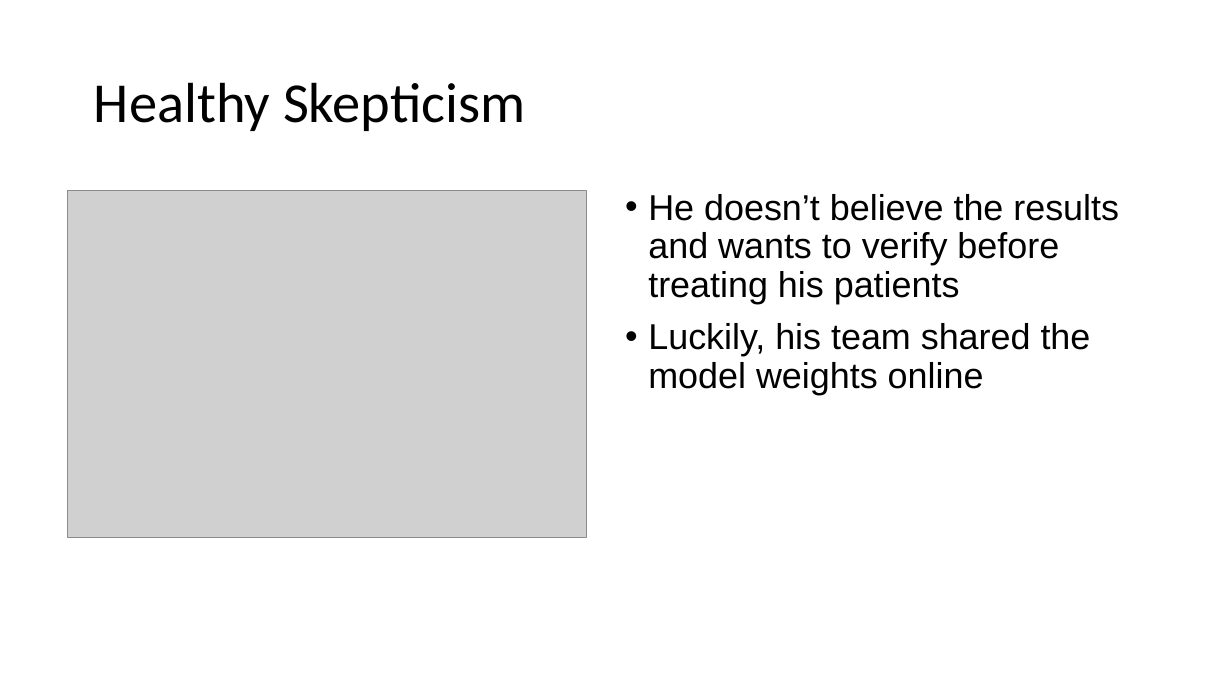
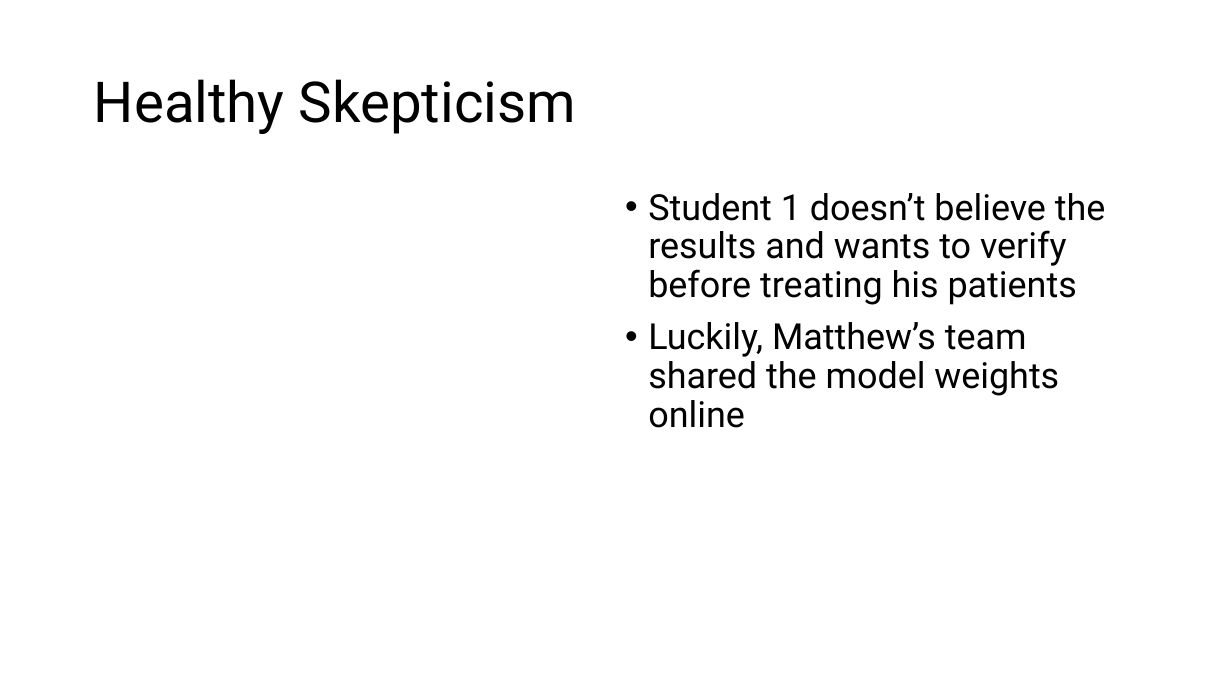
Before and after one commit to slostett/Intro_to_AI_in_Medicine_Course_Materials, a slide deck: slide 22 of Lecture Slides/Lec 10.pptx (slide 23 before the commit). Drawn at 1232x693 pixels with LibreOffice and Linux fonts; fonts in the diff are those of the drawing; grey boxes stand for pictures. Boxes give left, top, right and bottom in pixels: in the first picture for what was removed or moved away, otherwise in the second. Text is boxed around its words. In the diff, an @@ line names an element or a change of style, - is before the commit and + after.

```diff
--- a/Lecture Slides/Lec 10.pptx
+++ b/Lecture Slides/Lec 10.pptx
@@ title "Healthy Skepticism" at bbox=[94, 79, 576, 134]: font Calibri to Roboto @@
@@ picture removed at bbox=[67, 191, 587, 538] @@
@@ text at bbox=[648, 193, 1106, 428]: text changed; font Arial to Roboto @@
-• He doesn’t believe the results and wants to verify before treating his patients
-• Luckily, his team shared the model weights online
+• Student 1 doesn’t believe the results and wants to verify before treating his patients
+• Luckily, Matthew’s team shared the model weights online
```
Also in this commit, not shown: 34 other slides changed, 1 slide removed, 13 other files.
